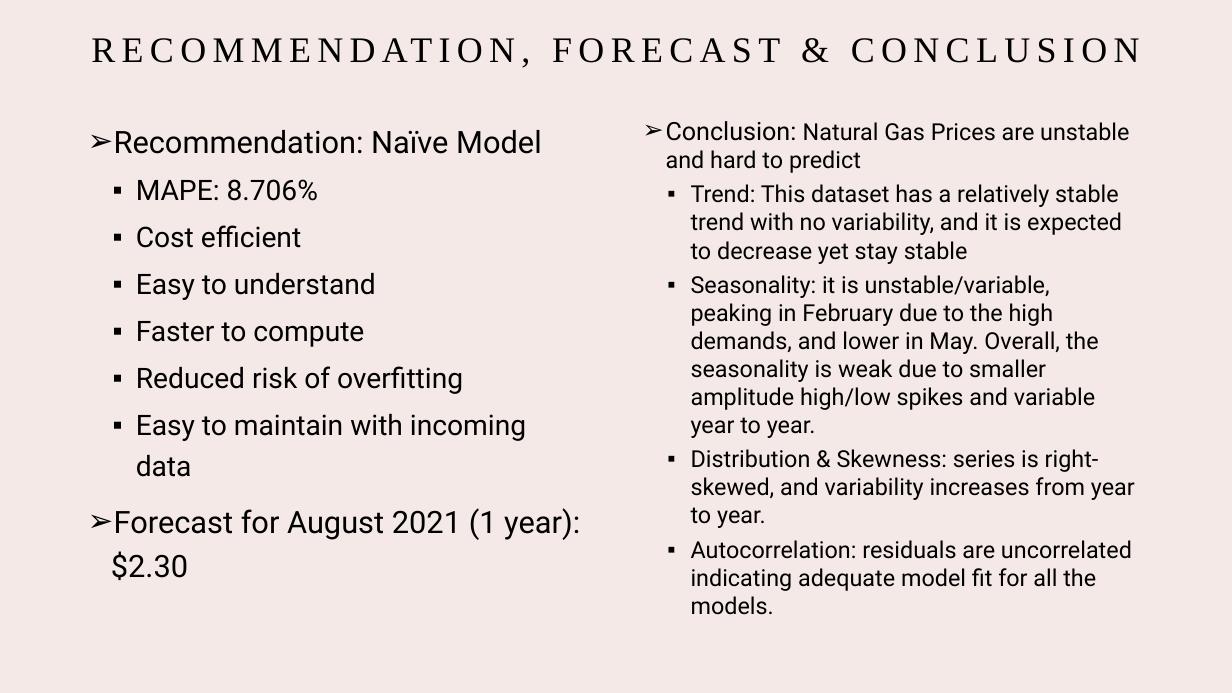
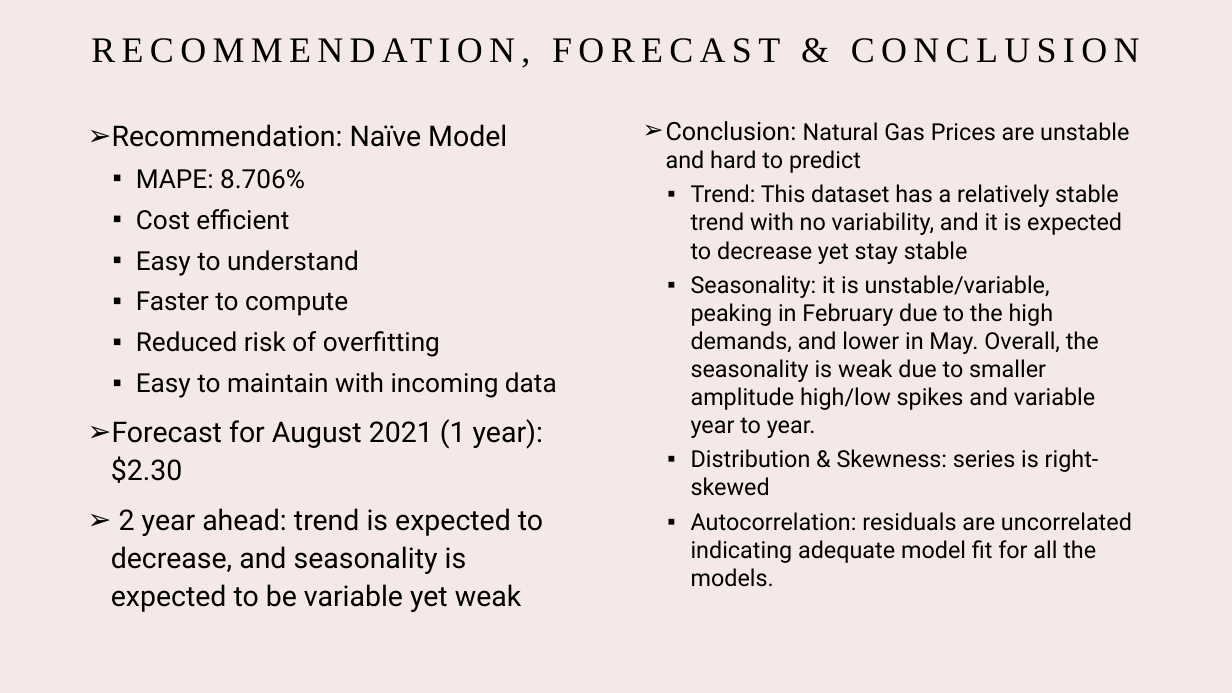
Before and after one commit to Dhruvi196/Business_Forecasting, a slide deck: slide 11 of Project/BusinessForecasting_Project.pptx. Drawn at 1232x693 pixels with LibreOffice and Linux fonts; fonts in the diff are those of the drawing. Boxes give left, top, right and bottom in pixels: in the first picture for what was removed or moved away, otherwise in the second. Text is boxed around its words. In the diff, an @@ line names an element or a change of style, - is before the commit and + after.

Commit message:
Natural Gas Prices Forecasting Project

```diff
--- a/Project/BusinessForecasting_Project.pptx
+++ b/Project/BusinessForecasting_Project.pptx
@@ text at <box>111,124,557,483</box>: size 24 to 22.2 pt in "Recommendation: Naïve Model", "Forecast for August 2021 (1 year): $2.30"; size 22 to 20.4 pt in "MAPE: 8.706%", "Cost efficient", "Easy to understand", "Faster to compute" and 2 more places; line spacing 1.2 to 1.1 @@
@@ text at <box>691,449,1099,496</box>: text changed @@
-  ▪ Distribution & Skewness: series is right-skewed, and variability increases from year to year.
+  ▪ Distribution & Skewness: series is right-skewed
@@ text at <box>111,508,543,612</box>: paragraph added @@
+➢ 2 year ahead: trend is expected to decrease, and seasonality is expected to be variable yet weak
```
Also in this commit, not shown: 6 other slides changed.
